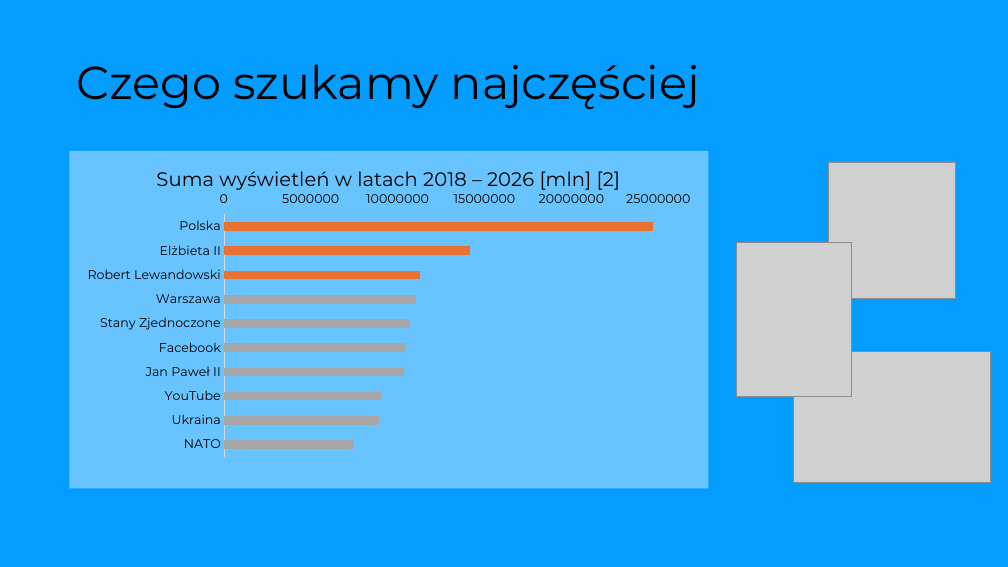
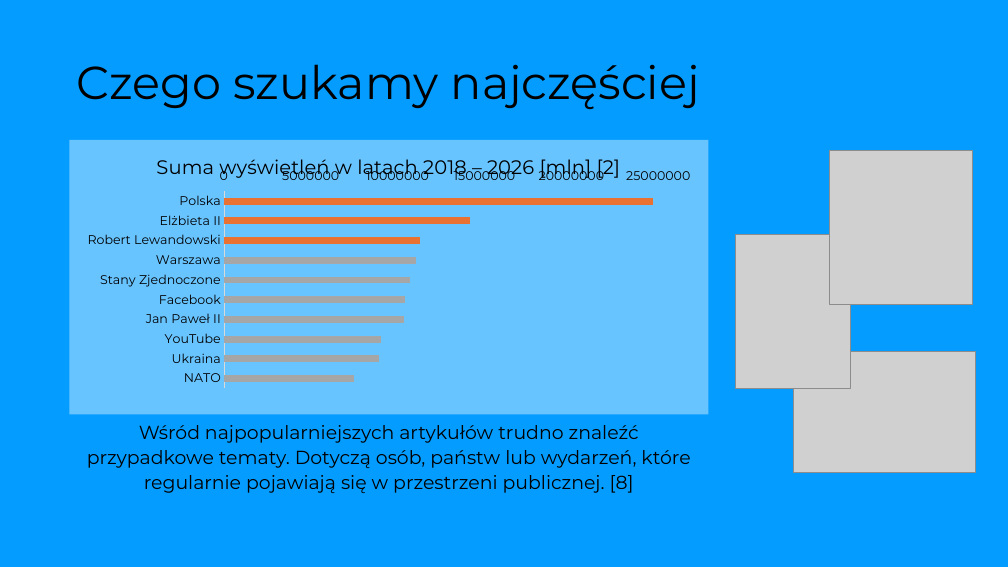
Before and after one commit to kotlarekm/BI_NGO_Wikipedia, a slide deck: slide 3 of storytelling/Storytelling.pptx. Drawn at 1008x567 pixels with LibreOffice and Linux fonts; fonts in the diff are those of the drawing; grey boxes stand for pictures; background and template pictures are left out. Boxes give left, top, right and bottom in pixels: in the first picture for what was removed or moved away, otherwise in the second. Text is boxed around its words. In the diff, an @@ line names an element or a change of style, - is before the commit and + after.

```diff
--- a/storytelling/Storytelling.pptx
+++ b/storytelling/Storytelling.pptx
@@ bar chart: place and size @@
-bar chart at (70, 151, 709, 488)
+bar chart at (70, 140, 709, 414)
@@ picture: place and size @@
-picture at (829, 162, 956, 299)
+picture at (830, 150, 972, 305)
@@ picture: place and size @@
-picture at (737, 243, 852, 397)
+picture at (735, 234, 851, 389)
@@ picture: place and size @@
-picture at (794, 352, 991, 482)
+picture at (794, 352, 975, 472)
@@ text added at (87, 425, 690, 493), 18 pt, text #000000 @@
+Wśród najpopularniejszych artykułów trudno znaleźć przypadkowe tematy. Dotyczą osób, państw lub wydarzeń, które regularnie pojawiają się w przestrzeni publicznej. [8]
```
Also in this commit, not shown: 9 other slides changed, 1 other file.
